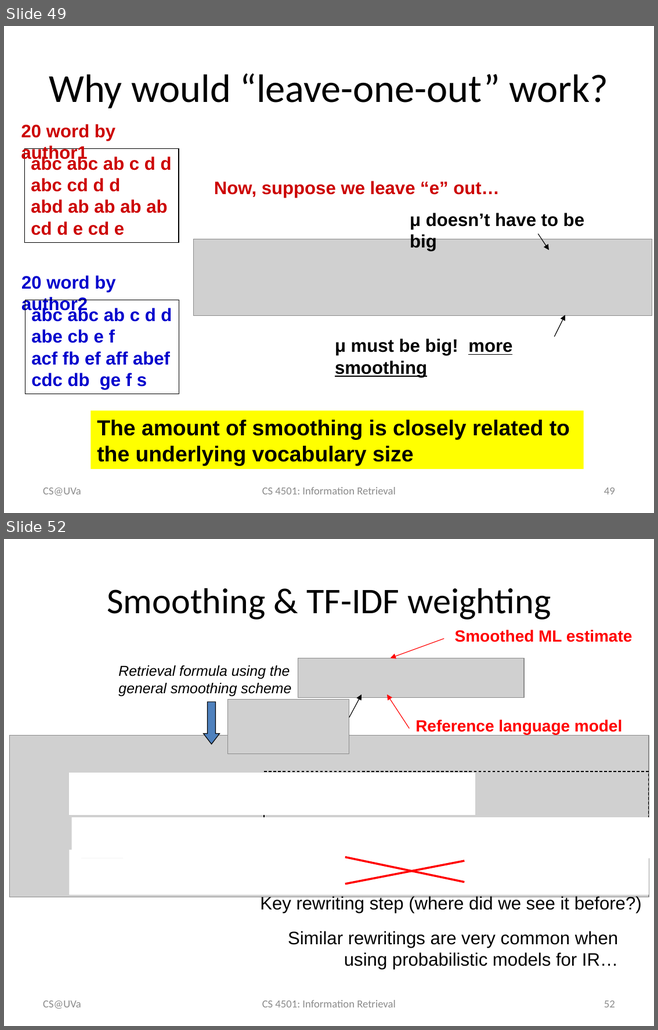
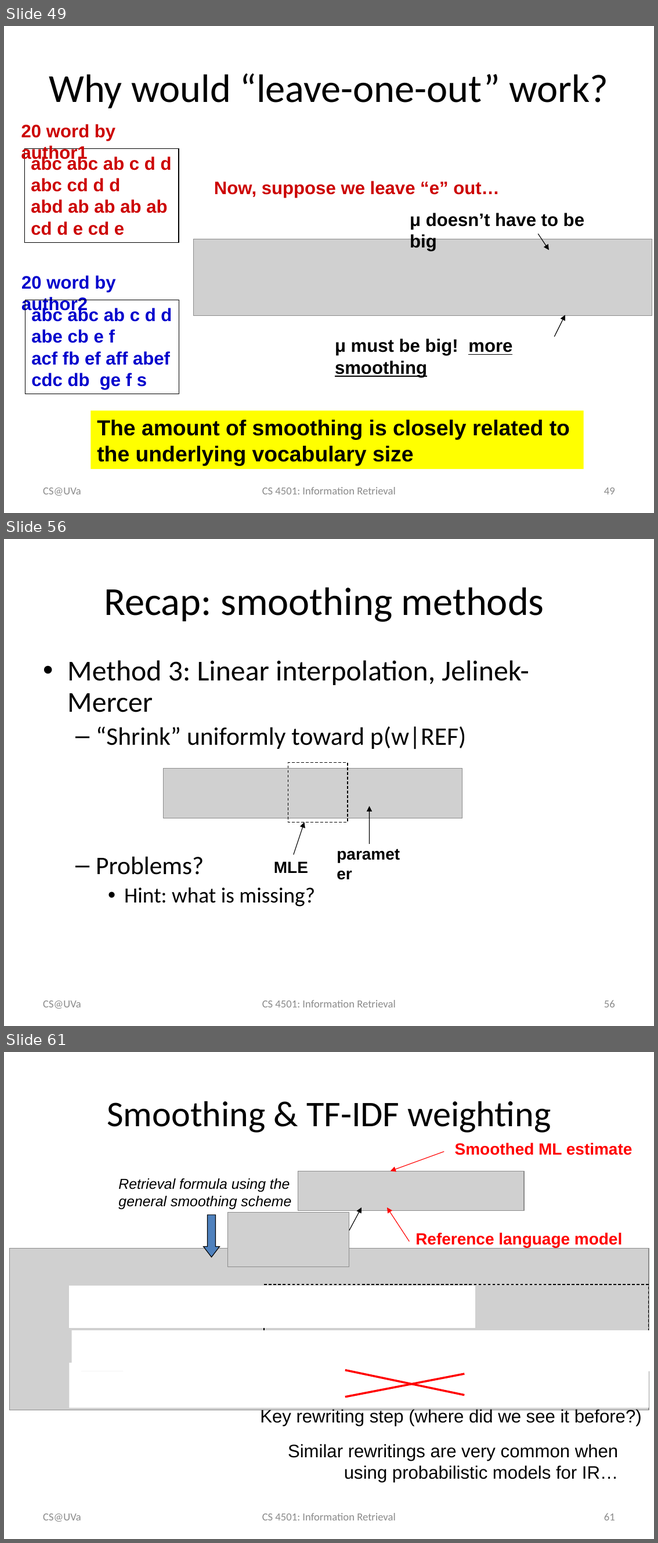
Before and after one commit to wang296/IR2015, a slide deck: docs/Language Models.pptx. Shown one above the other, each under a label of ours: slides 49 and 52 before the commit, slides 49, 56 and 61 after it; the slides between them are not shown. The pictures are 658x1030 and 658x1543 pixels, drawn with LibreOffice and Linux fonts; fonts in the diff are those of the drawing; grey boxes stand for pictures. Boxes give left, top, right and bottom in pixels: in the first picture for what was removed or moved away, otherwise in the second. Text is boxed around its words. In the diff, an @@ line names an element or a change of style, - is before the commit and + after.

```diff
--- a/docs/Language Models.pptx
+++ b/docs/Language Models.pptx
@@ slide 56 added at <box>4,539,654,1026</box>, background #FFFFFF @@
@@ title added at <box>104,587,544,622</box>, 44 pt, text #000000 @@
+Recap: smoothing methods
@@ text added at <box>67,660,528,907</box>, 32 pt, text #000000 @@
+• Method 3: Linear interpolation, Jelinek-Mercer
+  – “Shrink” uniformly toward p(w|REF)
+  – Problems?
+    • Hint: what is missing?
@@ rectangle added at <box>288,763,347,823</box>, outline #000000 0.75 pt dashed @@
@@ picture added at <box>163,768,462,819</box> @@
@@ arrow added from (369, 844) to (369, 806), #000000 0.75 pt @@
@@ arrow added from (293, 855) to (304, 822), #000000 0.75 pt @@
@@ text added at <box>330,841,413,864</box>, 18 pt, text #000000, bold @@
+parameter
@@ text added at <box>274,861,308,873</box>, 18 pt, text #000000, bold @@
+MLE
@@ text added at <box>43,1001,81,1009</box>, 12 pt, text #8C8C8C @@
+CS@UVa
@@ text added at <box>262,1000,395,1008</box>, 12 pt, text #8C8C8C @@
+CS 4501: Information Retrieval
@@ page number added at <box>604,1000,615,1008</box>, 12 pt, text #8C8C8C @@
+56
@@ what was slide 52 is now slide 61 @@
@@ page number at <box>604,1513,615,1521</box>: text changed @@
-52
+61
```
Also in this commit, not shown: 2 slides changed, 8 other slides added, 3 other files.
